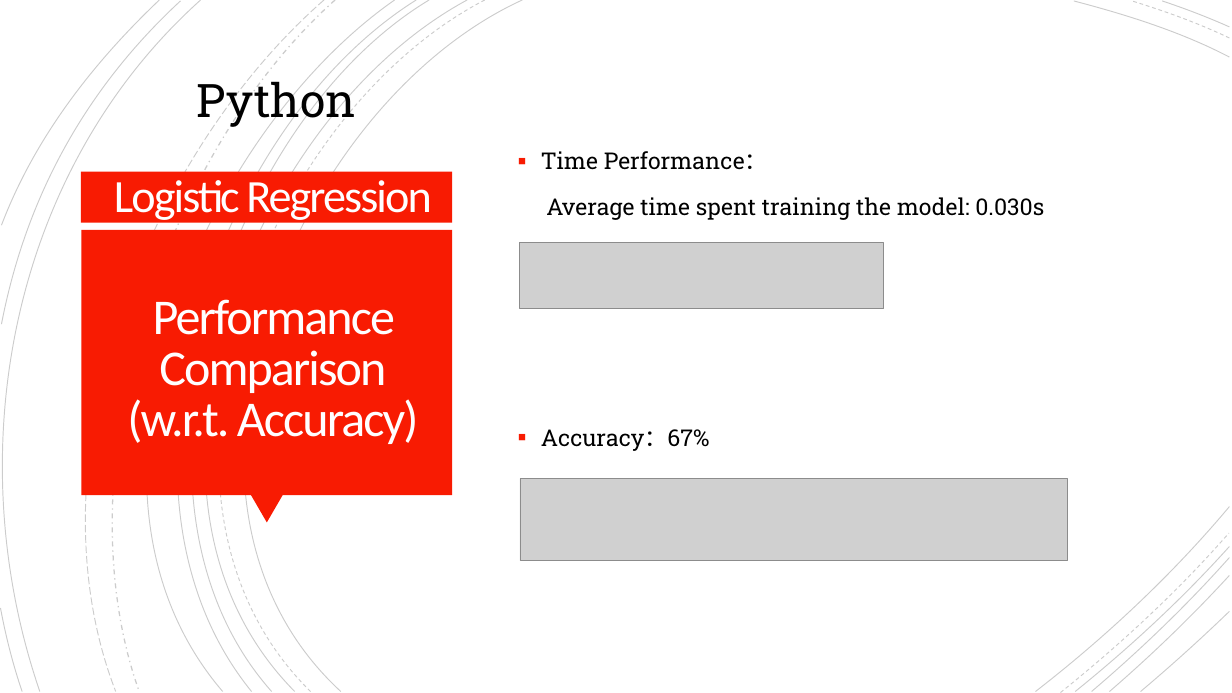
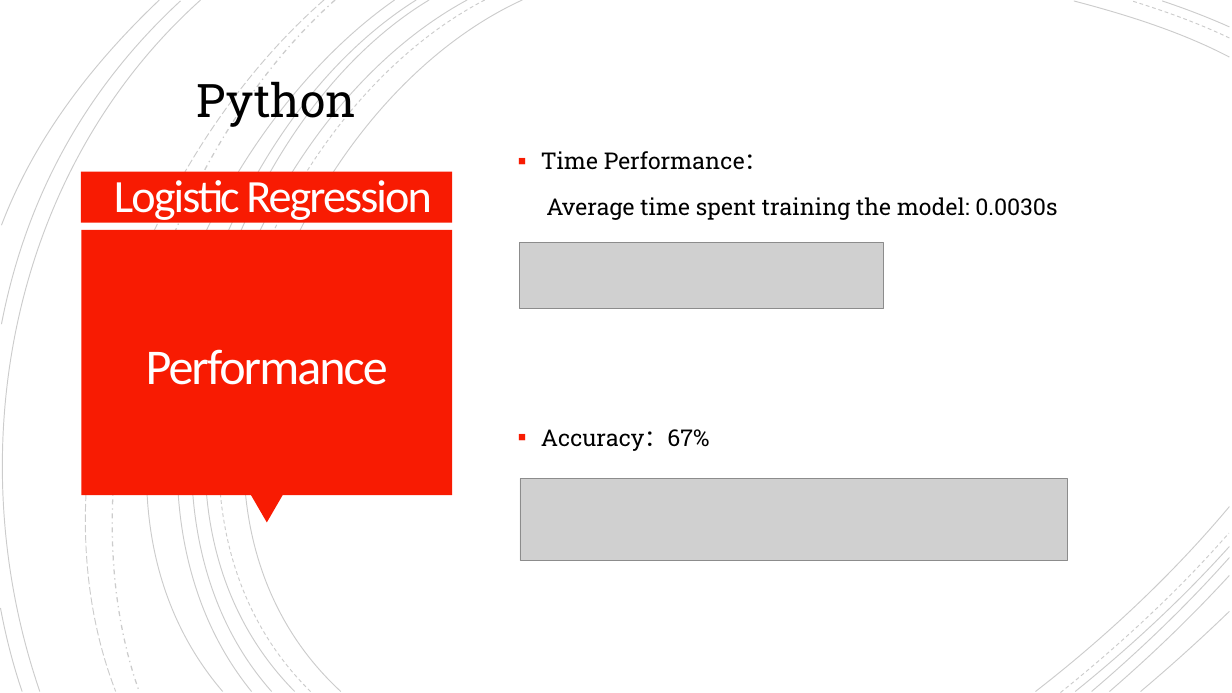
Before and after one commit to ymart1n/ML-Research-Repo, a slide deck: slide 9 of Homework 1/hw1-pre.pptx. Drawn at 1232x693 pixels with LibreOffice and Linux fonts; fonts in the diff are those of the drawing; grey boxes stand for pictures. Boxes give left, top, right and bottom in pixels: in the first picture for what was removed or moved away, otherwise in the second. Text is boxed around its words. In the diff, an @@ line names an element or a change of style, - is before the commit and + after.

```diff
--- a/Homework 1/hw1-pre.pptx
+++ b/Homework 1/hw1-pre.pptx
@@ text at (546, 197, 1057, 220): text changed @@
-Average time spent training the model: 0.030s
+Average time spent training the model: 0.0030s
@@ text at (146, 349, 388, 385): text changed @@
-Performance Comparison
-(w.r.t. Accuracy)
+Performance
```
Also in this commit, not shown: 7 other slides changed, 1 other file.
